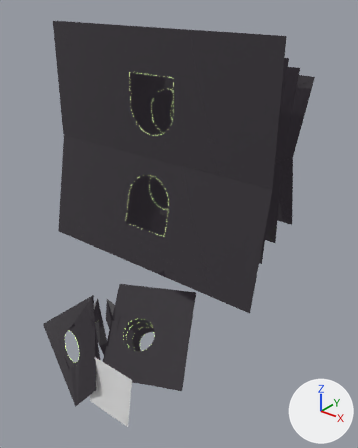
A saved change to the glTF model scroll2/models/P/Tube1.glb.
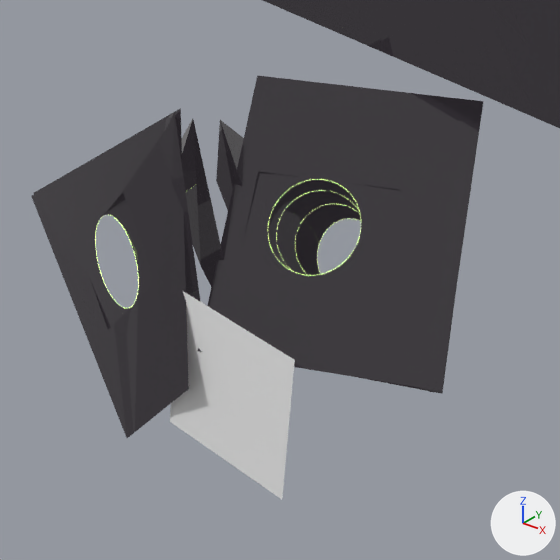
There are two pictures of each version: one whole from a camera (50 mm lens) standing at (11.73, -13.61, 6.58) and looking at (0.63, 0.27, -2.03), one close up on the part from 9% to 62% of the width and 58% to 100% of the height. Arrows for +X, +Y and +Z are at lower right; the lights stay in place. Where no turn or scale is listed for an object, it has been applied to the vertices.
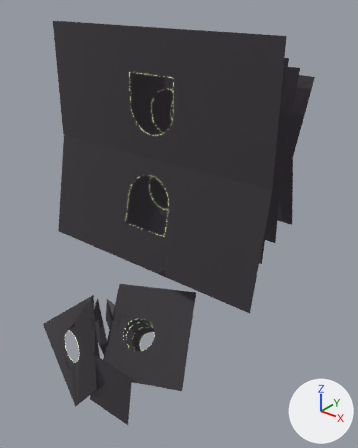
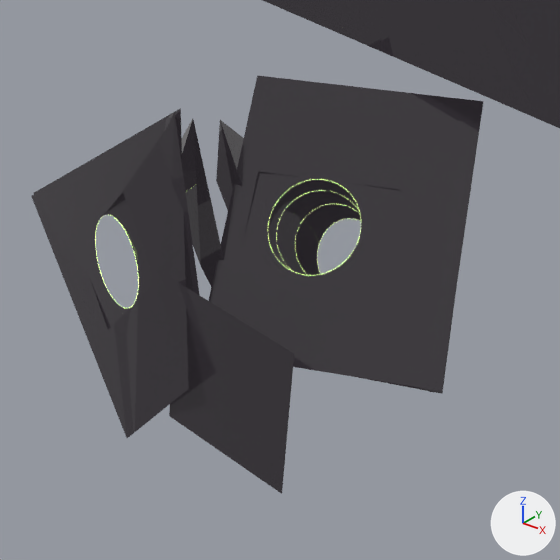
What changed in the scene script:
```text
Change me_plane_002:
    where me_plane_002.from_pydata(...)  # 4 vertices, 2 faces; spans x -1.0..1.0, y -0.17..0.17, z -0.99..0.99
    add me_plane_002.materials.append(mat_granite)  # black #221f23
Change ob_plane_018:
    ob_plane_018.location: (1.3, -4.57, -6.71) -> (1.3, -4.57, -6.62)
```

Boxes [x1, y1, x2, y2] around the edits, measured in the close-ups (560 x 560 px):
'Plane.018', recoloured, moved
    before: [170, 291, 295, 499]
    after: [169, 283, 294, 494]
